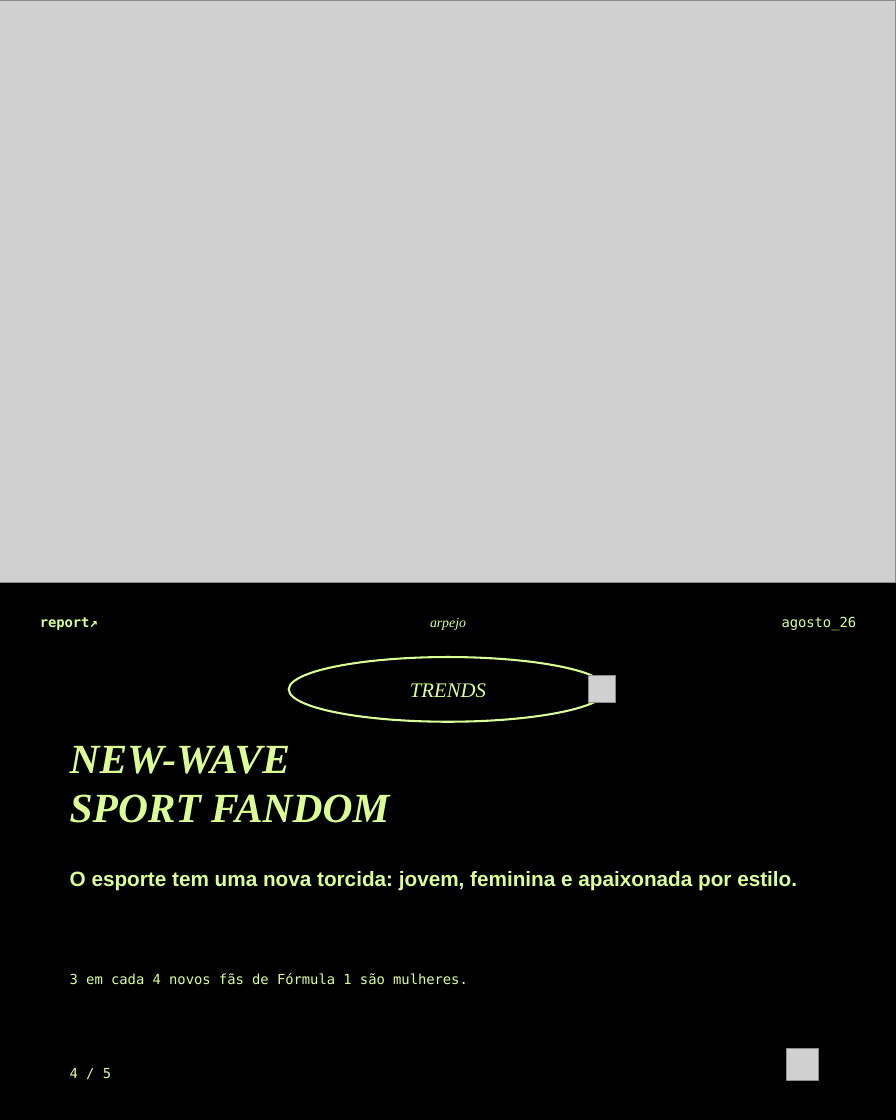
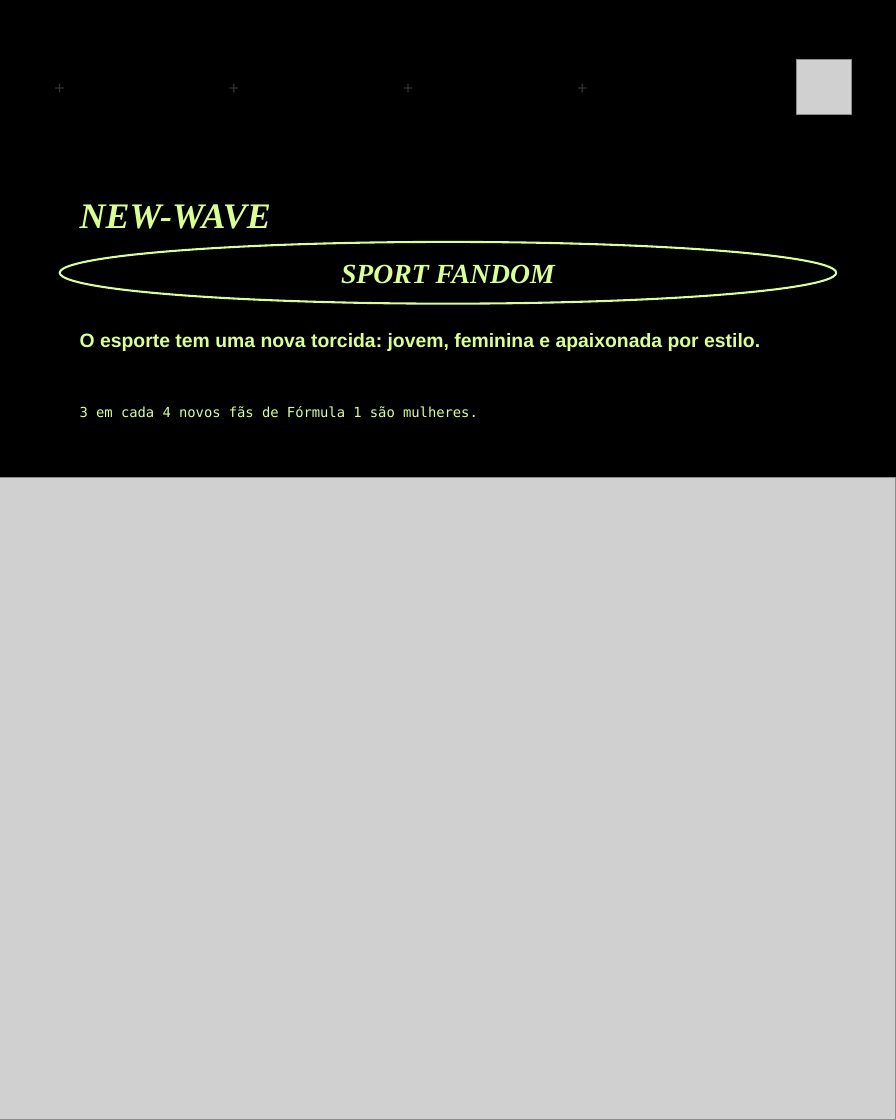
Before and after one commit to BiancaSchwanke/data-manipulation-exercises, a slide deck: slide 5 of entregas-agosto26/carrossel-instagram-agosto26.pptx. Drawn at 896x1120 pixels with LibreOffice and Linux fonts; fonts in the diff are those of the drawing; grey boxes stand for pictures. Boxes give left, top, right and bottom in pixels: in the first picture for what was removed or moved away, otherwise in the second. Text is boxed around its words. In the diff, an @@ line names an element or a change of style, - is before the commit and + after.

```diff
--- a/entregas-agosto26/carrossel-instagram-agosto26.pptx
+++ b/entregas-agosto26/carrossel-instagram-agosto26.pptx
@@ text added at (45,72,75,102), 13 pt, text #333333 @@
++
@@ text added at (219,72,249,102), 13 pt, text #333333 @@
++
@@ text added at (393,72,423,102), 13 pt, text #333333 @@
++
@@ text added at (567,72,597,102), 13 pt, text #333333 @@
++
@@ picture: place and size @@
-picture at (588,676,615,703)
+picture at (796,60,851,114)
@@ rounded rectangle added at (45,157,851,483), fill #000000 @@
@@ text "NEW-WAVE": place and size @@
-text "NEW-WAVE" at (70,745,389,823)
+text "NEW-WAVE" at (80,204,271,229)
@@ text "NEW-WAVE" at (80,204,271,229): size 30 to 26 pt; vertical alignment top to middle @@
@@ ellipse added at (60,242,836,304), outline #DAFF94 1.5 pt @@
@@ text added at (341,264,555,284), 20 pt, text #DAFF94, bold, italic @@
+SPORT FANDOM
@@ text "O esporte tem uma nova ...": place and size @@
-text "O esporte tem uma nova ..." at (70,871,797,891)
+text "O esporte tem uma nova ..." at (80,333,760,351)
@@ text "O esporte tem uma nova ..." at (80,333,760,351): size 15 to 14 pt @@
@@ text "3 em cada 4 novos ...": place and size @@
-text "3 em cada 4 novos ..." at (70,973,468,985)
+text "3 em cada 4 novos ..." at (80,406,478,418)
@@ picture: place and size @@
-picture at (0,0,896,582)
+picture at (0,478,896,1120)
@@ text removed at (40,617,98,630) @@
-report↗
@@ text removed at (430,618,466,630) @@
-arpejo
@@ text removed at (782,616,857,631) @@
-agosto_26
@@ ellipse removed at (289,657,607,722) @@
@@ text removed at (410,683,486,698) @@
-TRENDS
@@ text at (70,794,389,823): paragraph removed @@
-SPORT FANDOM
@@ picture removed at (786,1048,818,1080) @@
@@ text removed at (70,1068,111,1079) @@
-4 / 5
```
Also in this commit, not shown: 4 other slides changed, 1 slide added, 1 slide removed, 1 other file.
